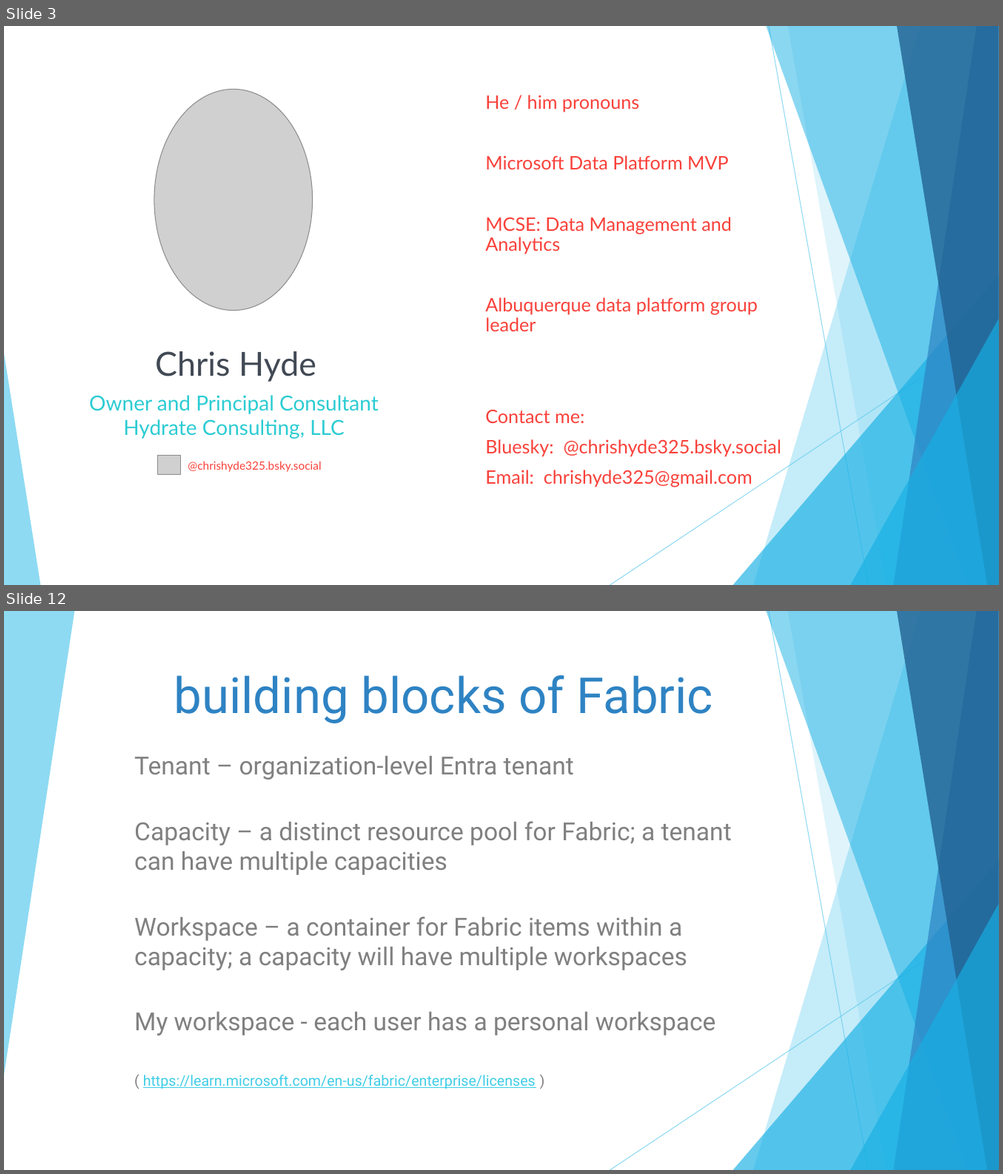
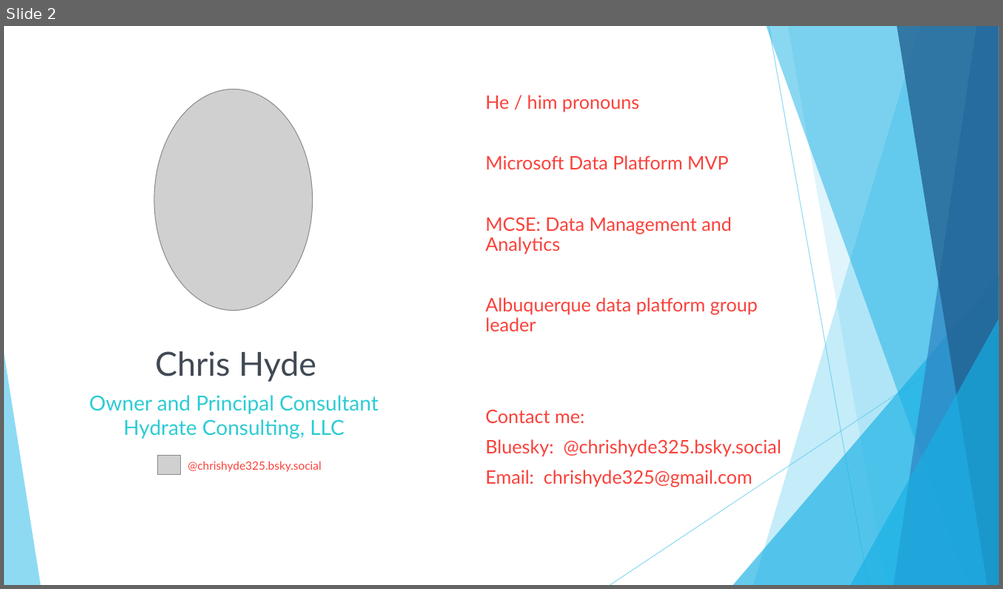
Before and after one commit to DrJekyll325/Presentations, a slide deck: General Data Warehousing/20260627 - SQL Saturday Austin - A Gentle (Re-) Introduction to Dimensional Modeling.pptx. Shown one above the other, each under a label of ours: slides 3 and 12 before the commit, slide 2 after it; the slides between them are not shown. The pictures are 1003x1174 and 1003x589 pixels, drawn with LibreOffice and Linux fonts; fonts in the diff are those of the drawing; grey boxes stand for pictures. Boxes give left, top, right and bottom in pixels: in the first picture for what was removed or moved away, otherwise in the second. Text is boxed around its words. In the diff, an @@ line names an element or a change of style, - is before the commit and + after.

```diff
--- a/General Data Warehousing/20260627 - SQL Saturday Austin - A Gentle (Re-) Introduction to Dimensional Modeling.pptx
+++ b/General Data Warehousing/20260627 - SQL Saturday Austin - A Gentle (Re-) Introduction to Dimensional Modeling.pptx
@@ slide 12 removed at [4, 611, 999, 1170], background #FFFFFF; not listed: 9 template elements that a slide beside it also shows @@
@@ freeform shape removed at [4, 611, 74, 1075] @@
@@ title removed at [174, 675, 713, 723] @@
-building blocks of Fabric
@@ subtitle removed at [134, 756, 731, 1089] @@
-Tenant – organization-level Entra tenant
-Capacity – a distinct resource pool for Fabric; a tenant can have multiple capacities
-Workspace – a container for Fabric items within a capacity; a capacity will have multiple workspaces
-My workspace - each user has a personal workspace
-( https://learn.microsoft.com/en-us/fabric/enterprise/licenses )
@@ what was slide 3 is now slide 2 @@
```
Also in this commit, not shown: 1 slide changed, 34 slides added, 22 other slides removed, 1 other file.
